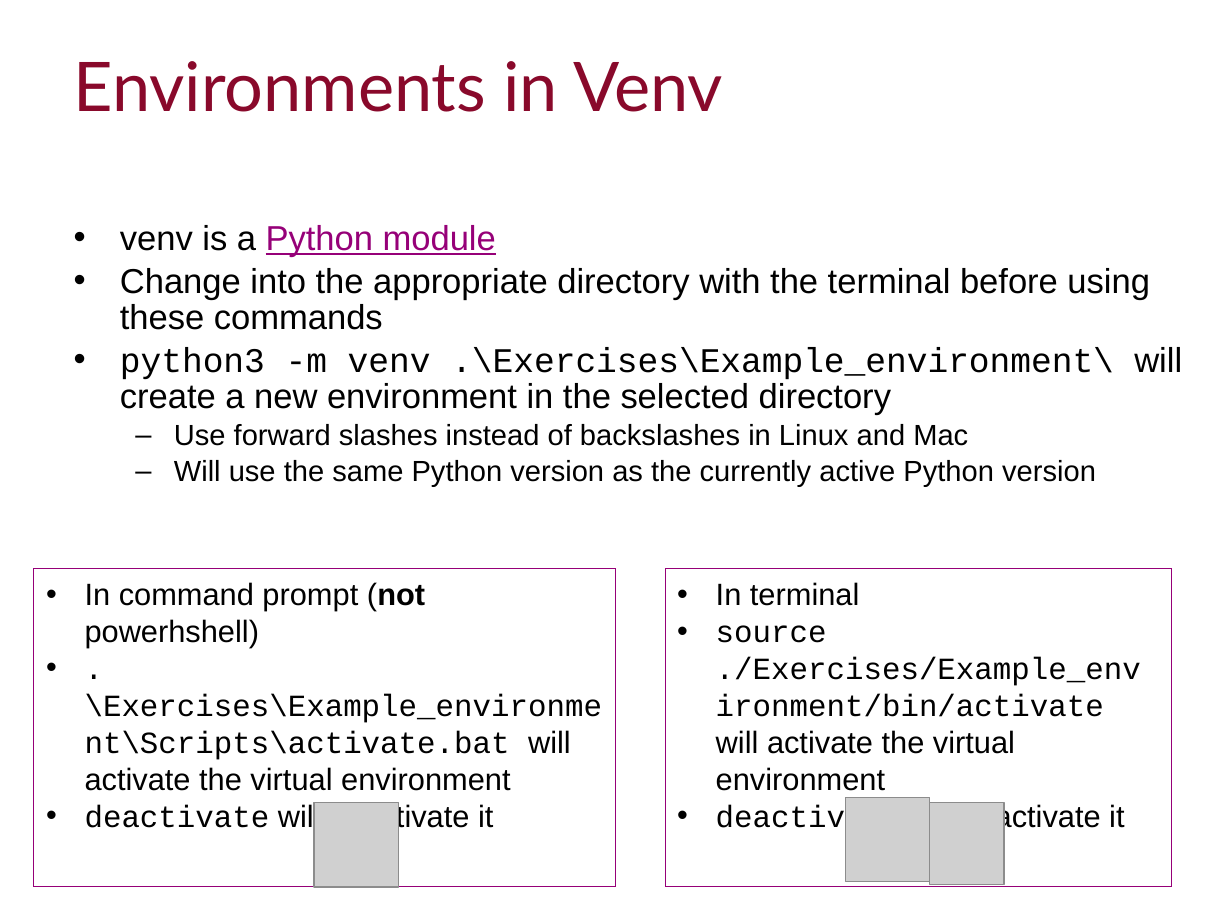
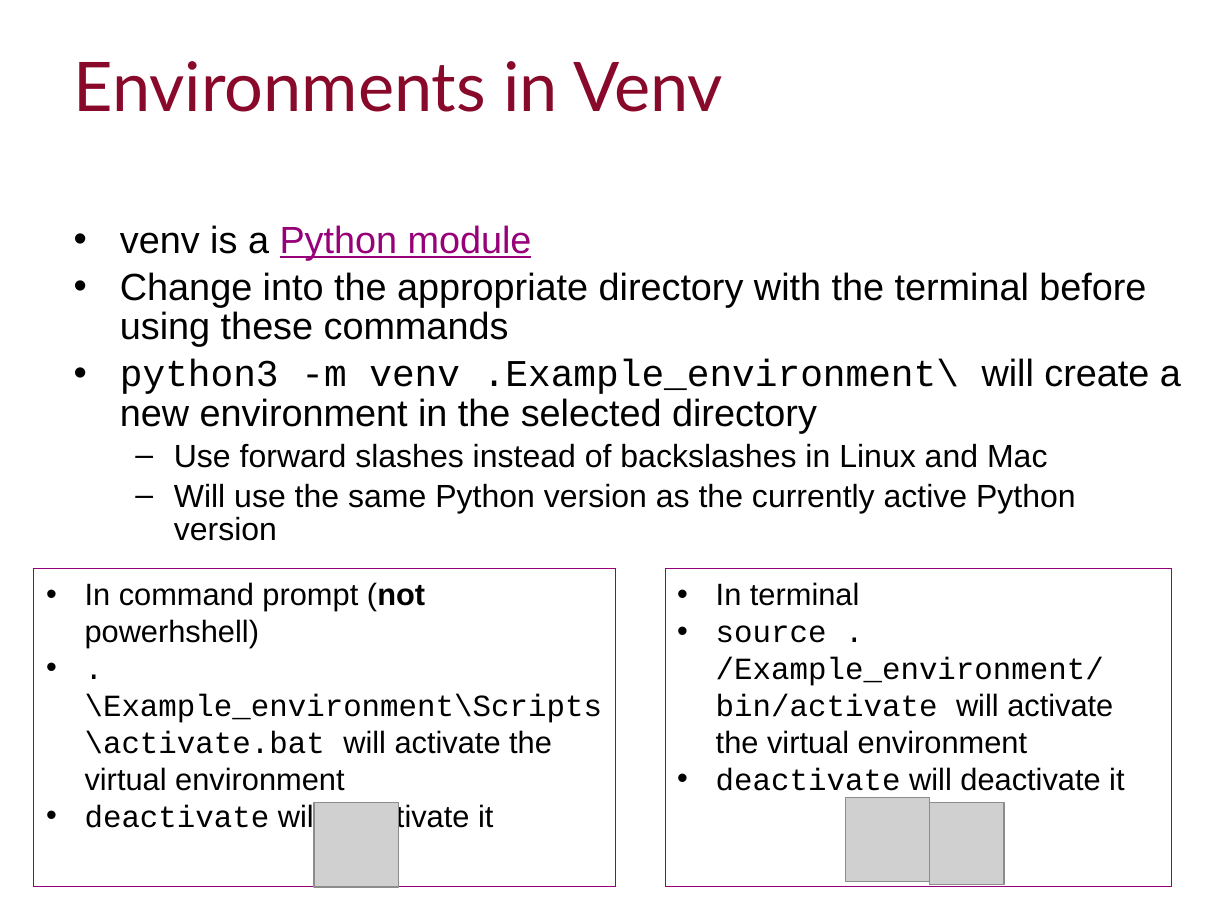
Before and after one commit to ImperialCollegeLondon/RCDS-managing-and-running-python-effectively, a slide deck: slide 9 of Managing and Running Python Effectively.pptx (slide 8 before the commit). Drawn at 1232x924 pixels with LibreOffice and Linux fonts; fonts in the diff are those of the drawing; grey boxes stand for pictures; background and template pictures are left out. Boxes give left, top, right and bottom in pixels: in the first picture for what was removed or moved away, otherwise in the second. Text is boxed around its words. In the diff, an @@ line names an element or a change of style, - is before the commit and + after.

Commit message:
Updated exercises to follow-along

```diff
--- a/Managing and Running Python Effectively.pptx
+++ b/Managing and Running Python Effectively.pptx
@@ text at (x1=120, y1=225, x2=1146, y2=541): size 20.1 to 22.1 pt in "venv is a Python module", "Change into the appropriate directory with the ..."; size 17.1 to 18.7 pt in "Use forward slashes instead of backslashes in ...", "Will use the same Python version as ..." @@
@@ text at (x1=120, y1=358, x2=1181, y2=433): text changed; size 20.1 to 22.1 pt @@
-• python3 -m venv .\Exercises\Example_environment\ will create a new environment in the selected directory
+• python3 -m venv .Example_environment\ will create a new environment in the selected directory
@@ text in rectangle at (x1=716, y1=625, x2=1113, y2=754): text changed @@
-• source ./Exercises/Example_environment/bin/activate will activate the virtual environment
+• source . /Example_environment/ bin/activate will activate the virtual environment
@@ text in rectangle at (x1=85, y1=694, x2=602, y2=791): text changed @@
-• .\Exercises\Example_environment\Scripts\activate.bat will activate the virtual environment
+• .\Example_environment\Scripts\activate.bat will activate the virtual environment
```
Also in this commit, not shown: 1 other slide changed, 2 slides added, 2 slides removed, 1 other file.
